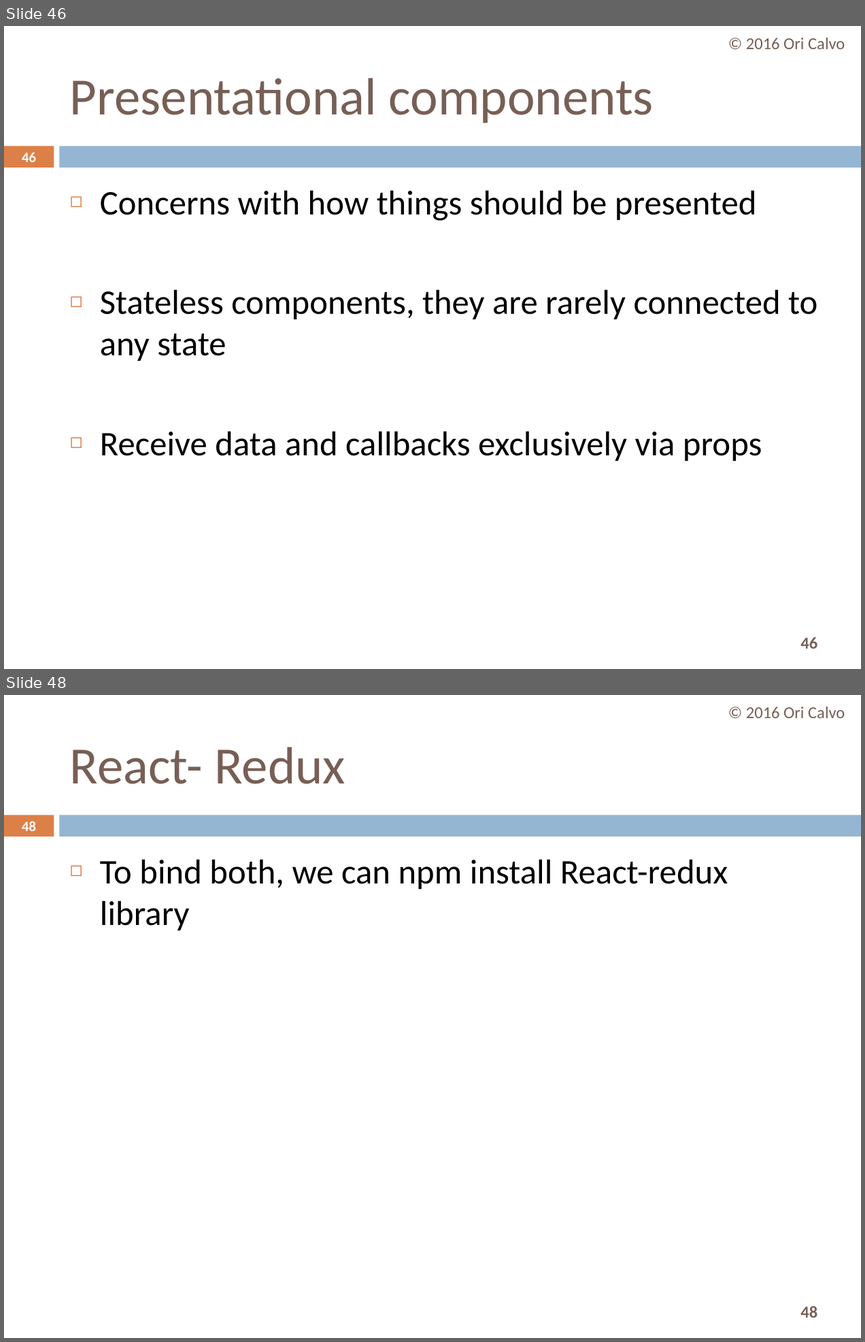
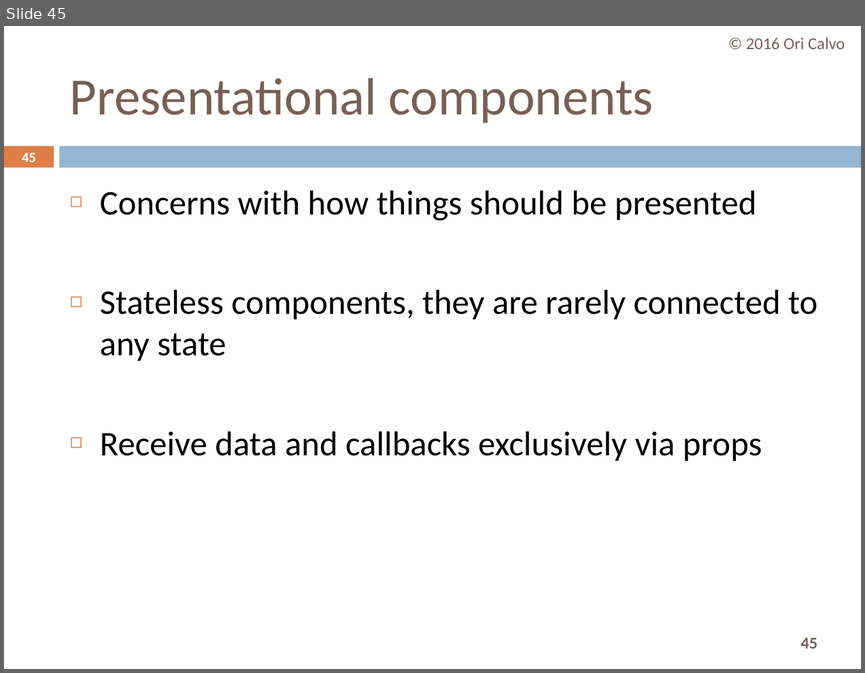
Before and after one commit to oricalvo/course-amdocs-angular, a slide deck: PPTs/09 Redux.pptx. Shown one above the other, each under a label of ours: slides 46 and 48 before the commit, slide 45 after it; the slides between them are not shown. The pictures are 865x1342 and 865x673 pixels, drawn with LibreOffice and Linux fonts; fonts in the diff are those of the drawing. Boxes give left, top, right and bottom in pixels: in the first picture for what was removed or moved away, otherwise in the second. Text is boxed around its words. In the diff, an @@ line names an element or a change of style, - is before the commit and + after.

```diff
--- a/PPTs/09 Redux.pptx
+++ b/PPTs/09 Redux.pptx
@@ slide 48 removed at box(4, 695, 861, 1338), background #FFFFFF; not listed: 3 template elements that a slide beside it also shows @@
@@ text removed at box(746, 707, 844, 718) @@
-© 2016 Ori Calvo
@@ title removed at box(70, 747, 345, 784) @@
-React- Redux
@@ page number removed at box(22, 821, 36, 831) @@
-48
@@ text removed at box(100, 859, 728, 931) @@
-◻ To bind both, we can npm install React-redux library
@@ what was slide 46 is now slide 45 @@
@@ page number at box(22, 152, 36, 162): text changed @@
-46
+45
@@ page number at box(800, 637, 817, 648): text changed @@
-46
+45
```
Also in this commit, not shown: 1 slide changed, 15 other slides removed.
